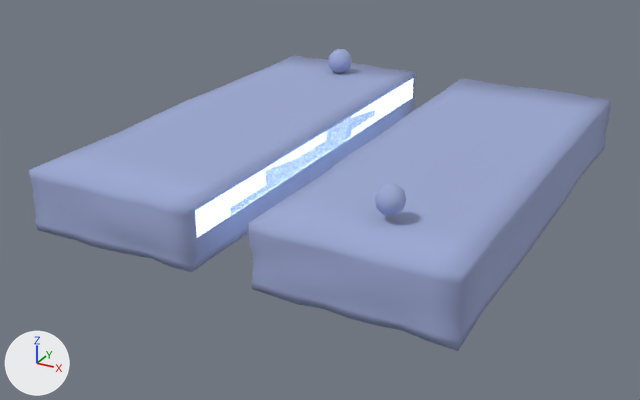
The glTF model art/export/obstacles/OBS_CloudGap.glb, before and after one commit.
Rendered twice from a camera (50 mm lens) standing at (6.5, -12.94, 6.08) and looking at (-0.29, -0.6, -0.09). Lighting does not change. The marker at lower left points along +X, +Y and +Z. The older version comes first. Vertices at exactly the same position are counted once.

Names of what the first picture shows: 'OBS_CloudGap'.
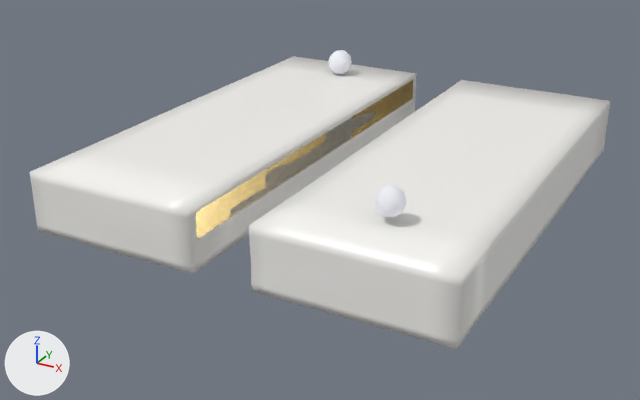
Where the change shows, as pixel boxes (x1, y1, x2, y2) in the pictures (640 x 400 px; the box of a moved part takes in the faces that stretch with it):
'OBS_CloudGap', reshaped: before (29, 49, 611, 351); after (30, 50, 610, 350)
part 1 of me_obs_cloudgap, moved or reshaped: before (195, 49, 413, 237); after (195, 50, 413, 239)
part 2 of me_obs_cloudgap, recoloured: (30, 56, 610, 350) in both
part 3 of me_obs_cloudgap, recoloured: before (345, 57, 405, 203); after (332, 66, 388, 215)

What changed in the scene script:
```text
Add mat_m_obs_gold:
    mat_m_obs_gold = principled_material('M_OBS_Gold')
    mat_m_obs_gold.base_color = (0.83, 0.68, 0.34)  # beige #ebd79e
    mat_m_obs_gold.metallic = 0.9
    mat_m_obs_gold.roughness = 0.25
Add mat_m_obs_cloudsea:
    mat_m_obs_cloudsea = principled_material('M_OBS_CloudSea')
    mat_m_obs_cloudsea.base_color = (0.88, 0.9, 0.96)  # white #f1f3fa
    mat_m_obs_cloudsea.roughness = 0.9
Add mat_m_obs_marble:
    mat_m_obs_marble = principled_material('M_OBS_Marble')
    mat_m_obs_marble.base_color = (0.93, 0.92, 0.89)  # white #f7f6f2
    mat_m_obs_marble.roughness = 0.35
Change me_obs_cloudgap:
    used by ob_obs_cloudgap; location = (0.0, 0.0, 0.0)
    remove me_obs_cloudgap.from_pydata(...)  # 864 vertices, 1704 faces; spans x -3.53..3.54, y -4.05..4.04, z 0.0..1.57
    remove me_obs_cloudgap.materials.append(mat_m_obs_cloudglow)  # blue #cee5fd, glowing blue #d0e7ff
    add me_obs_cloudgap.from_pydata(...)  # 864 vertices, 1704 faces; spans x -3.51..3.51, y -4.01..4.01, z 0.0..1.54
    me_obs_cloudgap part 1: 854 of 864 vertices moved; they spanned x -3.53..3.54, y -4.05..4.04, z 0.01..1.57 and now span x -3.51..3.51, y -4.01..4.01, z 0.0..1.54; mean shift (0.0, 0.0, -0.03); largest move (2.27, -3.12, 1.25) -> (-1.97, 3.4, 1.39)
    me_obs_cloudgap part 2: 1536 faces spanning x -3.51..3.51, y -4.01..4.01, z 0.0..1.01 switch from mat_m_obs_cloud (blue #9eaad4) to mat_m_obs_marble (white #f7f6f2)
    me_obs_cloudgap part 3: 2 faces spanning x -1.97..2.16, y -3.22..2.98, z 1.11..1.33 switch from mat_m_obs_cloud (blue #9eaad4) to mat_m_obs_cloudsea (white #f1f3fa)
    add me_obs_cloudgap.materials.append(mat_m_obs_gold)  # beige #ebd79e
```
